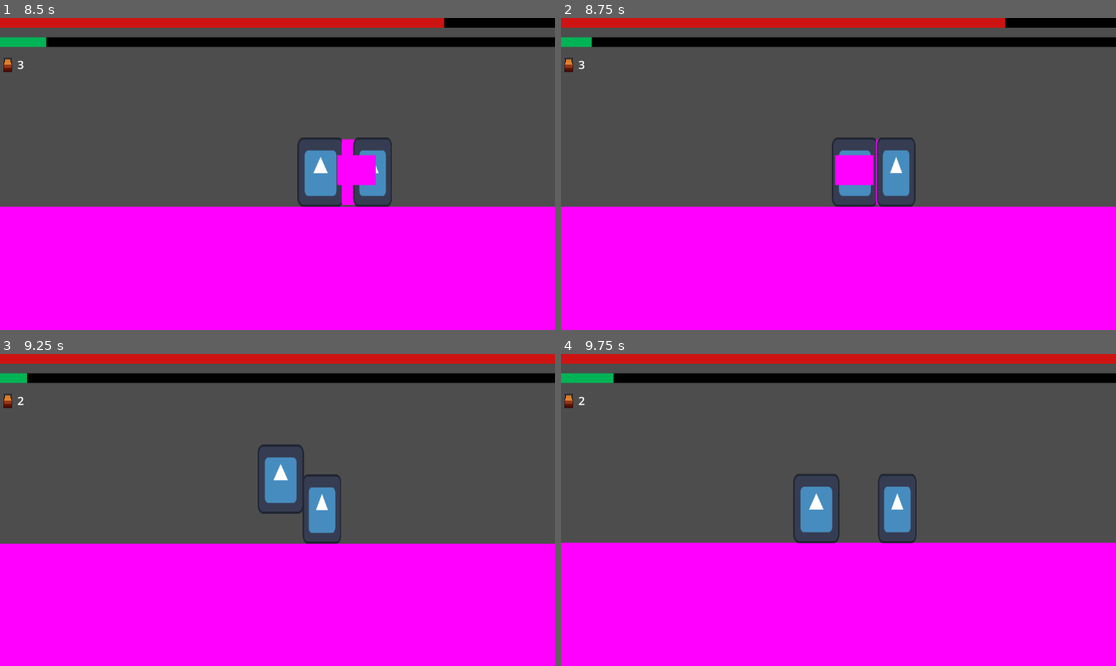
Above: before the commit, frames 1-4 (two rows, left to right).
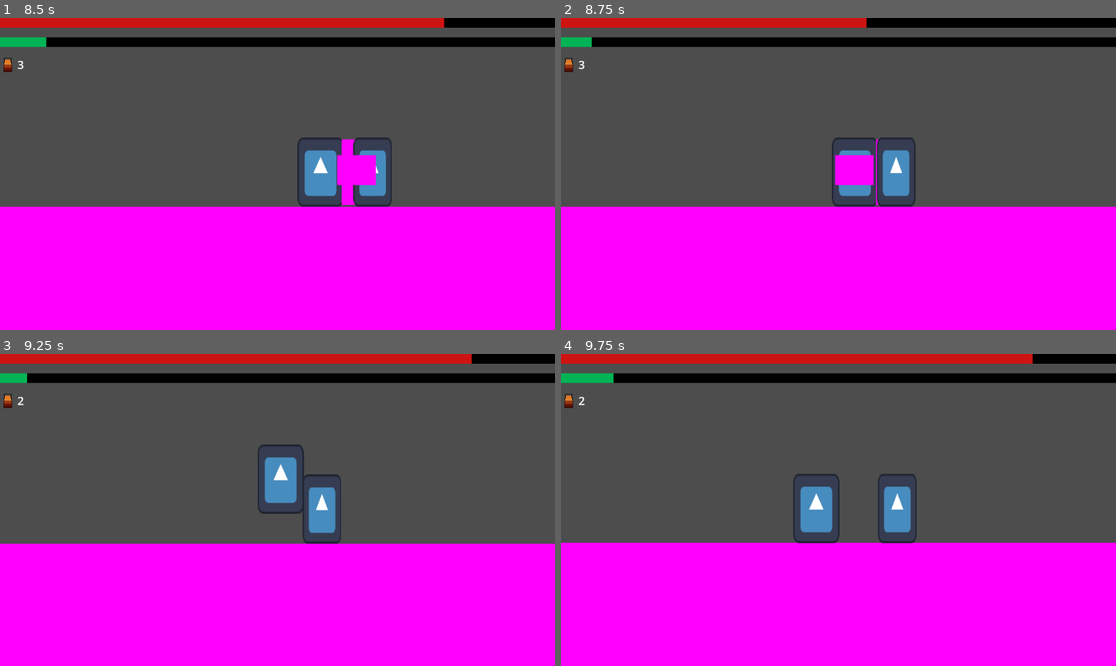
Above: after the commit, the same moments.

Repository: CodeScratcher/soulslike
Game: Godot game, scene res://Levels/test_scene.tscn
The game is run twice, just before and just after one commit, with the same random seed, the same clock (stepped at 60 frames per second) and the same inputs. The engine's default icon, where the game draws it, is replaced by a stand-in: a white triangle on a blue panel in a dark square.
Inputs (mouse positions are in pixels of both pictures, inside the frame that each line leads up to):
- Up to frame 1 (8.5 s): move the mouse to (399, 158) at 0.52 s; hold Shift (block) 0.53-1.28 s; hold D (right) 0.53-2.03 s; tap W (jump) at 0.77, 1.52, 3.02, 3.77, 4.52, 6.02, 6.77, 7.52 s; move the mouse to (166, 189) at 1.27 s; tap E (heal) at 1.35, 5.1 s; move the mouse to (333, 105) at 2.02 s; hold A (left) 2.03-2.78 s; right-click (333, 105) at 2.1 s; move the mouse to (249, 236) at 2.77 s; hold D (right) 2.78-4.28 s; click (249, 236) at 2.85 s; move the mouse to (444, 220) at 3.52 s; tap Space (roll) at 3.6, 7.35 s; move the mouse to (111, 127) at 4.27 s; hold A (left) 4.28-5.03 s; tap Shift (block) at 4.35 s; move the mouse to (305, 174) at 5.02 s; hold D (right) 5.03-5.78 s; move the mouse to (194, 96) at 5.77 s; hold A (left) 5.78-7.28 s; right-click (194, 96) at 5.85 s; tap Enter at 6.5 s; move the mouse to (399, 158) at 6.52 s; click (399, 158) at 6.6 s; move the mouse to (166, 189) at 7.27 s; hold D (right) from 7.28 s (still down); move the mouse to (333, 105) at 8.02 s; hold Shift (block) from 8.03 s (still down)
- Up to frame 2 (8.75 s): keep holding D (right); keep holding Shift (block)
- Up to frame 3 (9.25 s): keep holding D (right); move the mouse to (249, 572) at 8.77 s; release Shift (block) at 8.78 s; tap E (heal) at 8.85 s; tap W (jump) at 9.02 s
- Up to frame 4 (9.75 s): move the mouse to (1005, 556) at 9.52 s; release D (right) at 9.53 s; hold A (left) from 9.53 s (still down); right-click (1005, 556) at 9.6 s

Frame 1 is identical in both runs. In frame 2, 0.8% of the frame differs, in the area x 54-81%, y 0-4%; in frame 3, 0.5%; in frame 4, 0.5%.

Commit message:
Made blocking work (with slight bugs)

Diff:
--- a/Objects/Player.tscn
+++ b/Objects/Player.tscn
@@ -157,7 +157,8 @@
 size = Vector2(32, 40)
 
 [sub_resource type="CapsuleShape2D" id="CapsuleShape2D_m2rfm"]
-height = 80.0
+radius = 24.0
+height = 96.0
 
 [sub_resource type="PlaceholderTexture2D" id="PlaceholderTexture2D_db7ct"]
 
@@ -216,14 +217,17 @@
 
 [node name="BlockArea" type="Area2D" parent="."]
 visible = false
+position = Vector2(16, -28)
+collision_layer = 2
+collision_mask = 0
 
 [node name="CollisionShape2D" type="CollisionShape2D" parent="BlockArea"]
-position = Vector2(40, -28)
+position = Vector2(32, 0)
 shape = SubResource("CapsuleShape2D_m2rfm")
 disabled = true
 
 [node name="Sprite2D" type="Sprite2D" parent="BlockArea"]
-position = Vector2(48, -28)
+position = Vector2(32, 0)
 scale = Vector2(20.25, 68.125)
 texture = SubResource("PlaceholderTexture2D_db7ct")
 
--- a/Scripts/Player.gd
+++ b/Scripts/Player.gd
@@ -108,9 +108,11 @@
 
 	if velocity.x > 0:
 		$Hitbox.scale.x = 1
+		$BlockArea.scale.x = 1
 		$Sprite2D.flip_h = false
 	elif velocity.x < 0:
 		$Hitbox.scale.x = -1
+		$BlockArea.scale.x = -1
 		$Sprite2D.flip_h = true
 
 	block()
@@ -118,6 +120,9 @@
 	hit_iframes -= 1
 
 	heal()
+
+	if hp <= 0:
+		get_tree().reload_current_scene()
 
 func heal():
 	if Input.is_action_just_pressed("heal"):
--- a/Scripts/test_enemy.gd
+++ b/Scripts/test_enemy.gd
@@ -56,11 +56,13 @@
 	if body.is_in_group("player"):
 		player_in_range = false
 
+
 func _on_hitbox_area_entered(area):
 	var body = area.get_parent()
 	print(body.hp)
 	var in_attack = $AnimationPlayer.current_animation == "attack" or $AnimationPlayer.current_animation == "attack_left"
 	if in_attack and body.is_in_group("player") and body.hit_iframes <= 0:
-		if !body.get_node("BlockArea").visible:
+		print($Hitbox.overlaps_area(body.get_node("BlockArea")))
+		if !$Hitbox.overlaps_area(body.get_node("BlockArea")):
 			body.hp -= damage
 			body.hit_iframes = 5.0
